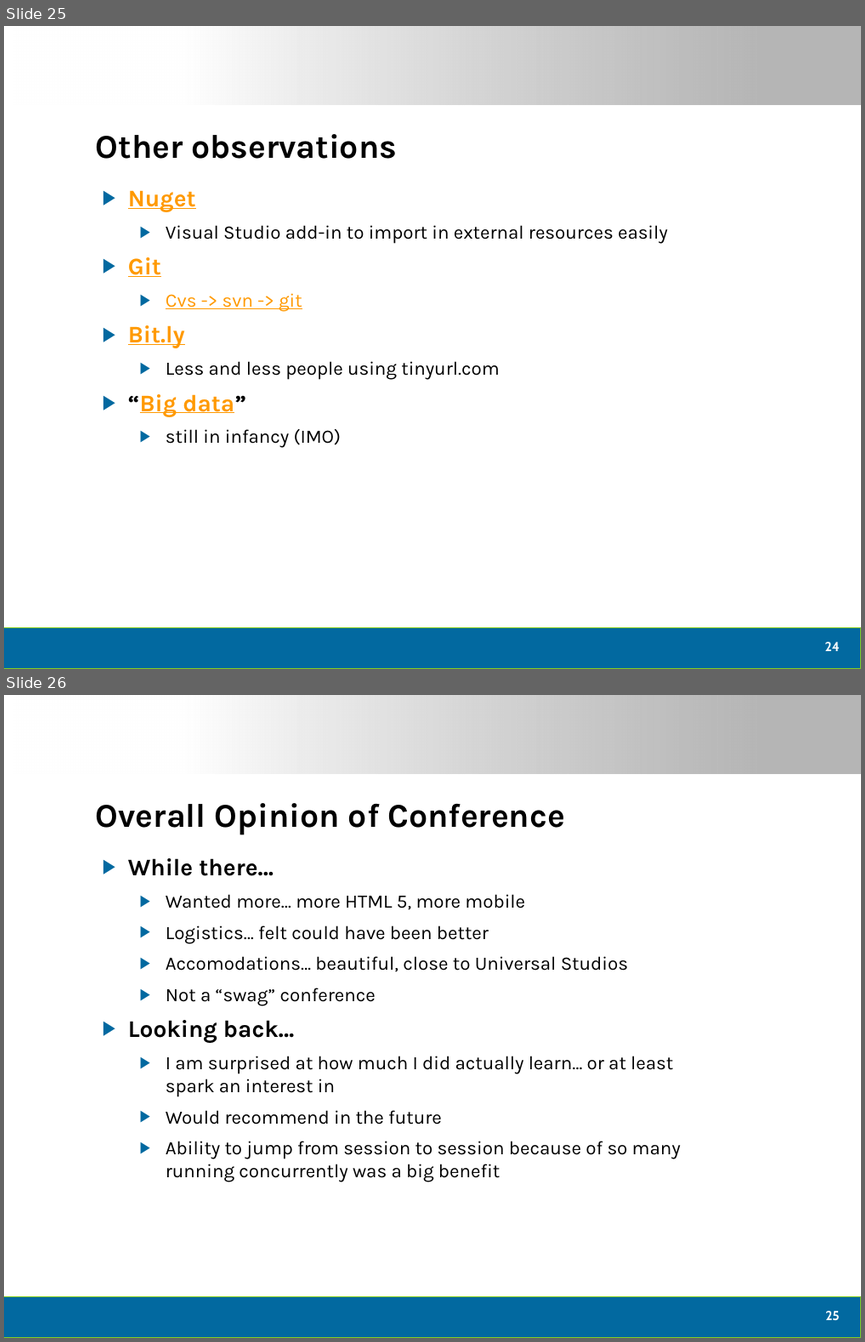
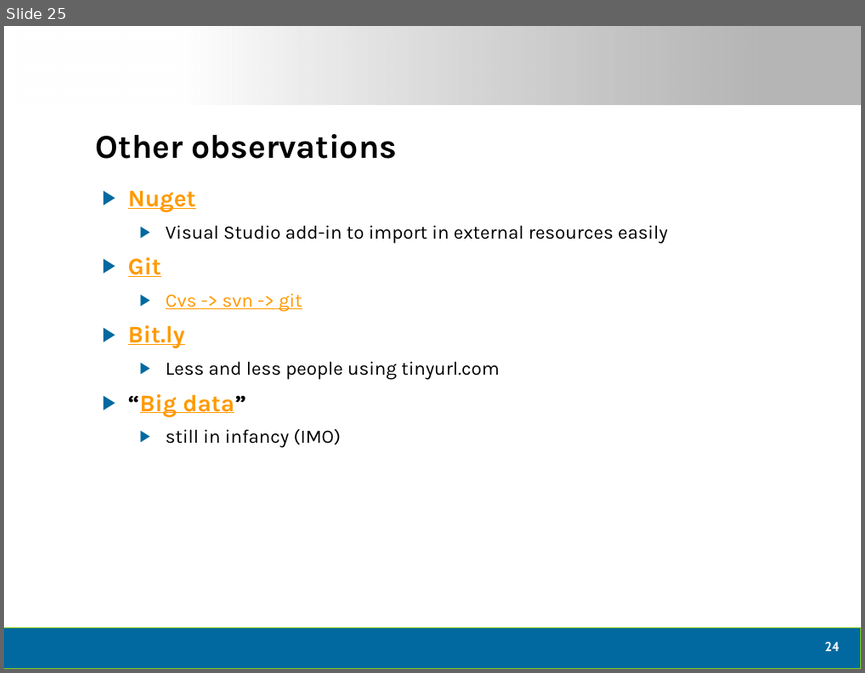
Before and after one commit to dtomyn/HTML5Demo1, a slide deck: Docs/2012 - Live360 Event Review (NEWER).pptx. Shown one above the other, each under a label of ours: slides 25 and 26 before the commit, slide 25 after it. The pictures are 865x1342 and 865x673 pixels, drawn with LibreOffice and Linux fonts; fonts in the diff are those of the drawing; background and template pictures are left out. Boxes give left, top, right and bottom in pixels: in the first picture for what was removed or moved away, otherwise in the second. Text is boxed around its words. In the diff, an @@ line names an element or a change of style, - is before the commit and + after.

Commit message:
Applied Kara's recommended changes

```diff
--- a/Docs/2012 - Live360 Event Review (NEWER).pptx
+++ b/Docs/2012 - Live360 Event Review (NEWER).pptx
@@ slide 26 removed at box(4, 695, 861, 1338), background #FFFFFF; not listed: 2 template elements that a slide beside it also shows @@
@@ title removed at box(96, 803, 565, 835) @@
-Overall Opinion of Conference
@@ text removed at box(128, 858, 681, 1182) @@
-▶ While there…
-  ▶ Wanted more… more HTML 5, more mobile
-  ▶ Logistics… felt could have been better
-  ▶ Accomodations… beautiful, close to Universal Studios
-  ▶ Not a “swag” conference
-▶ Looking back…
-  ▶ I am surprised at how much I did actually learn… or at least spark an interest in
-  ▶ Would recommend in the future
-  ▶ Ability to jump from session to session because of so many running concurrently was a big benefit
@@ page number removed at box(825, 1310, 839, 1320) @@
-25
```
Also in this commit, not shown: 6 slides changed, 1 other file.
